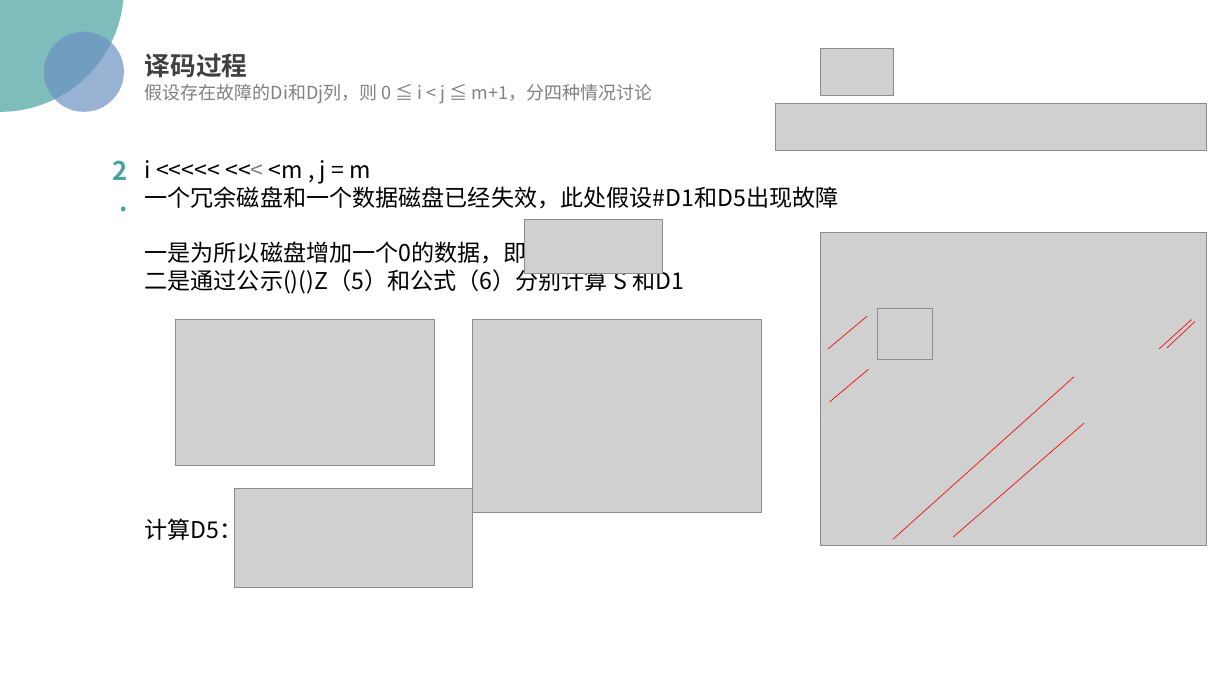
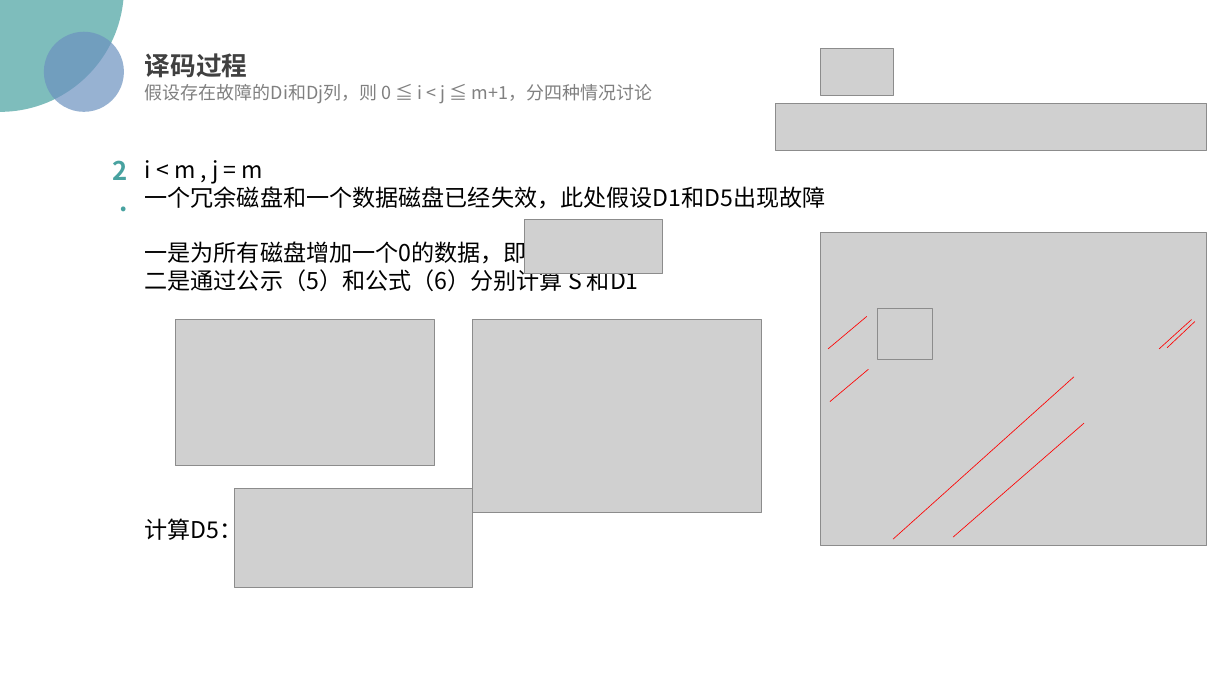
Before and after one commit to Hiooary/EVENODD, a slide deck: slide 6 of 算法.pptx. Drawn at 1232x693 pixels with LibreOffice and Linux fonts; fonts in the diff are those of the drawing; grey boxes stand for pictures; background and template pictures are left out. Boxes give left, top, right and bottom in pixels: in the first picture for what was removed or moved away, otherwise in the second. Text is boxed around its words. In the diff, an @@ line names an element or a change of style, - is before the commit and + after.

```diff
--- a/算法.pptx
+++ b/算法.pptx
@@ text at [145, 160, 826, 294]: text changed @@
-i <<<<< <<< <m , j = m
-一个冗余磁盘和一个数据磁盘已经失效，此处假设#D1和D5出现故障
-一是为所以磁盘增加一个0的数据，即
-二是通过公示()()Z（5）和公式（6）分别计算 S 和D1
+i < m , j = m
+一个冗余磁盘和一个数据磁盘已经失效，此处假设D1和D5出现故障
+一是为所有磁盘增加一个0的数据，即
+二是通过公示（5）和公式（6）分别计算 S 和D1
```
Also in this commit, not shown: 2 other slides changed, 3 other files.
